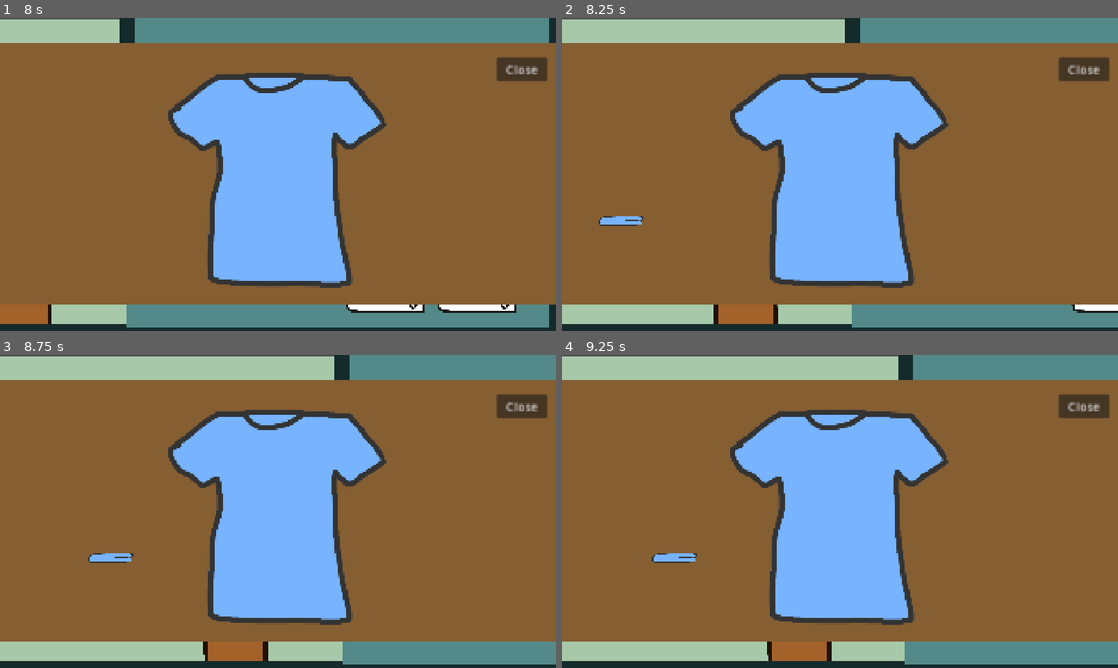
Above: before the commit, frames 1-4 (two rows, left to right).
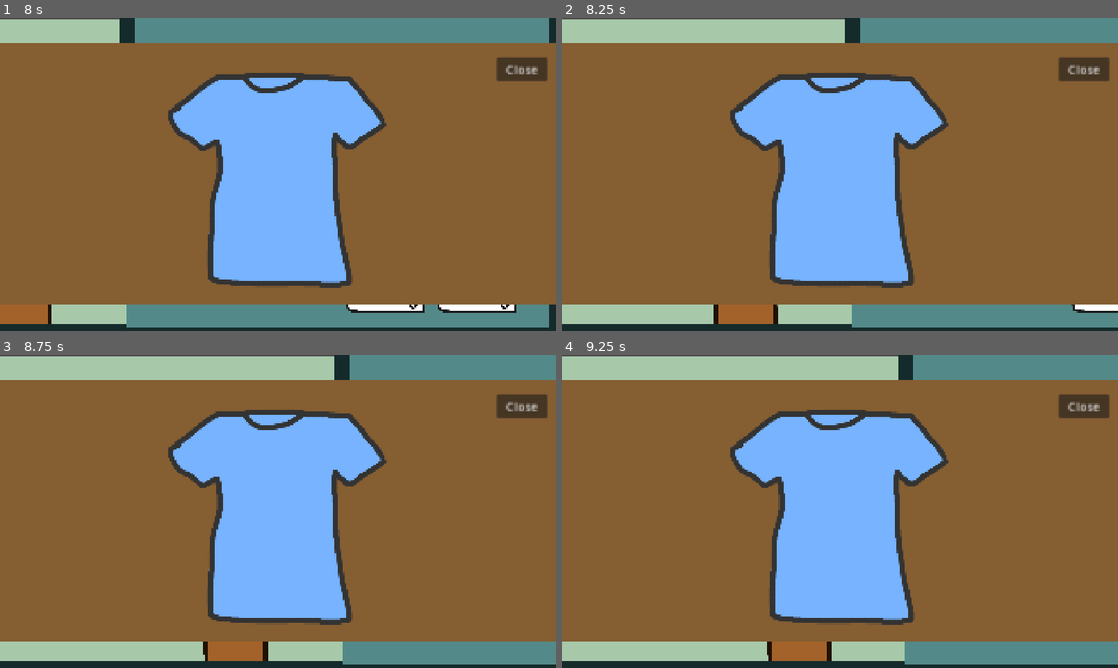
Above: after the commit, the same moments.

Repository: Scalamando/unslopping-machine
Game: Godot game, scene res://scenes/main.tscn
Same seed, same stepped clock (60 frames per second), same inputs: the game is played once before the commit and once after it.
Inputs (mouse positions are in pixels of both pictures, inside the frame that each line leads up to):
- Up to frame 1 (8 s): tap Enter at 0.5, 2, 6.5 s; move the mouse to (250, 237) at 0.52 s; hold E (move_right_room) 0.53-1.25 s; click (250, 237) at 0.6 s; tap Space at 1.25, 5, 7.25 s; drag from (444, 221) to (22, 262) at 1.27 s; move the mouse to (111, 127) at 2.02 s; hold Q (move_left_room) 2.03-2.75 s; click (111, 127) at 2.1 s; drag from (111, 221) to (428, 249) at 2.77 s; drag from (433, 255) to (239, 262) at 3.52 s; drag from (239, 221) to (194, 96) at 4.27 s; move the mouse to (166, 190) at 5.02 s; hold E (move_right_room) 5.03-5.75 s; click (166, 190) at 5.1 s; drag from (333, 105) to (472, 268) at 5.77 s; move the mouse to (250, 237) at 6.52 s; hold E (move_right_room) 6.53-7.25 s; click (250, 237) at 6.6 s; drag from (444, 221) to (211, 196) at 7.27 s
- Up to frame 2 (8.25 s): move the mouse to (673, 127) at 8.02 s; hold Q (move_left_room) from 8.03 s (still down); click (673, 127) at 8.1 s
- Up to frame 3 (8.75 s): keep holding Q (move_left_room)
- Up to frame 4 (9.25 s): release Q (move_left_room) at 8.75 s; drag from (867, 511) to (673, 464) at 8.77 s

Frame 1 is identical in both runs. In frame 2, 0.2% of the frame differs, in the area x 6-15%, y 63-67%; in frame 3, 0.2%, in the area x 15-24%, y 63-67%; in frame 4, 0.2%.

Commit message:
feat: add washing mashine ui

Diff:
--- a/data/Clothing.gd
+++ b/data/Clothing.gd
@@ -1,6 +1,10 @@
 class_name Clothing
 extends Resource
+
+enum State {dirty, clean, ripped, shrunk, iced, garn}
 
 @export var folded_texture : Texture
 @export var spread_out_scene : PackedScene
 @export var wash_instructions : WaschingInstruction
+
+var state : State = State.dirty
--- a/data/WashingInstructions.gd
+++ b/data/WashingInstructions.gd
@@ -5,5 +5,5 @@
 enum Temperature {cold = 10, medium = 30, hot = 120}
 
 @export var speed : int
-@export var temperature : Temperature
+@export var temperature : Temperature = 30 as Temperature
 @export var direction : Direction
--- /dev/null
+++ b/entities/washing_machine.gd
@@ -0,0 +1,11 @@
+class_name WashingMashine
+extends Area2D
+
+var settings : WaschingInstruction #ToDo default settings
+
+func _on_settings_input_event(_viewport: Node, event: InputEvent, _shape_idx: int) -> void:
+	if (event is InputEventMouseButton):
+		if (event.button_index == MouseButton.MOUSE_BUTTON_LEFT):
+			UiManager.show_washing_mashine_settings(self)
+
+#TODO Flusensieb
--- a/entities/washing_machine.tscn
+++ b/entities/washing_machine.tscn
@@ -1,5 +1,6 @@
 [gd_scene format=3 uid="uid://v0gnwt1i2wge"]
 
+[ext_resource type="Script" uid="uid://befi6c4b4e6f5" path="res://entities/washing_machine.gd" id="1_cltil"]
 [ext_resource type="Texture2D" uid="uid://b3kprviyrmalj" path="res://assets/washing_machine.png" id="1_td5mw"]
 [ext_resource type="Script" uid="uid://nj1hdjl1vob2" path="res://addons/drag_and_drop/scripts/drop_zone.gd" id="2_se0gy"]
 [ext_resource type="Script" uid="uid://b5wqxyc42r5u" path="res://addons/drag_and_drop/resources/drop_behaviors/drop_behavior_reject.gd" id="3_1vf26"]
@@ -39,7 +40,13 @@
 "speed": 5.0
 }]
 
+[sub_resource type="CircleShape2D" id="CircleShape2D_0j7jy"]
+
+[sub_resource type="RectangleShape2D" id="RectangleShape2D_0j7jy"]
+size = Vector2(292, 72)
+
 [node name="WaschingMachine" type="Area2D" unique_id=875701637]
+script = ExtResource("1_cltil")
 
 [node name="CollisionShape2D" type="CollisionShape2D" parent="." unique_id=1698410713]
 shape = SubResource("RectangleShape2D_rcsmu")
@@ -70,3 +77,17 @@
 [node name="Foreground" type="AnimatedSprite2D" parent="." unique_id=2095168351]
 scale = Vector2(0.25, 0.25)
 sprite_frames = SubResource("SpriteFrames_rcsmu")
+
+[node name="Flusensieb" type="Area2D" parent="." unique_id=674456099]
+position = Vector2(110, 125)
+
+[node name="CollisionShape2D" type="CollisionShape2D" parent="Flusensieb" unique_id=783310974]
+shape = SubResource("CircleShape2D_0j7jy")
+
+[node name="Settings" type="Area2D" parent="." unique_id=58356006]
+
+[node name="CollisionShape2D" type="CollisionShape2D" parent="Settings" unique_id=1109773792]
+position = Vector2(0, -106)
+shape = SubResource("RectangleShape2D_0j7jy")
+
+[connection signal="input_event" from="Settings" to="." method="_on_settings_input_event"]
--- a/globals/UIManager.gd
+++ b/globals/UIManager.gd
@@ -5,7 +5,7 @@
 
 # these variables have to be set by the scripts themself
 var tresen_ui : TresenClothInspectionUIController
-var washing_maschine_ui : Control
+var washing_maschine_ui : WashingMachineSettingsUI
 var active_ui_pop_up : Control
 
 func show_inspection_tresen(cloth : Clothing) -> void:
@@ -14,3 +14,10 @@
 
 func hide_inspection_tresen() -> void:
 	tresen_ui.visible = false
+
+func show_washing_mashine_settings(washing_machine : WashingMashine) -> void:
+	washing_maschine_ui.init(washing_machine)
+	washing_maschine_ui.visible = true
+
+func hide_washing_machine_settings() -> void:
+	washing_maschine_ui.visible = false
--- a/scenes/main.tscn
+++ b/scenes/main.tscn
@@ -12,6 +12,7 @@
 [ext_resource type="PackedScene" uid="uid://upi0337cb7xs" path="res://ui/tresen_cloth_inspection.tscn" id="8_eb6dy"]
 [ext_resource type="Script" uid="uid://bqcwvesmpnf82" path="res://data/Customer.gd" id="8_ya4ey"]
 [ext_resource type="Resource" uid="uid://d2vmdjye85vqo" path="res://data/cloths/shirt.tres" id="9_eb6dy"]
+[ext_resource type="PackedScene" uid="uid://cwsibguufdebd" path="res://ui/wasch_maschine_settings.tscn" id="13_trceg"]
 
 [sub_resource type="Resource" id="Resource_cfsa3"]
 script = ExtResource("8_ya4ey")
@@ -47,6 +48,12 @@
 [node name="Basket2" parent="WaschingMachine" unique_id=1589727789 instance=ExtResource("5_ya4ey")]
 position = Vector2(-577, -253)
 
+[node name="CustomerSpawner" type="Node2D" parent="." unique_id=1869433657]
+position = Vector2(-1321, 160)
+script = ExtResource("7_choun")
+customer_array = Array[ExtResource("8_ya4ey")]([SubResource("Resource_cfsa3"), SubResource("Resource_mg1pm")])
+cloth_scene = ExtResource("7_o6xl0")
+
 [node name="Camera2D" type="Camera2D" parent="." unique_id=1243545003]
 script = ExtResource("3_jyhfs")
 cameraPosLeftRoom = Vector2(-750, 0)
@@ -68,8 +75,5 @@
 grow_horizontal = 2
 grow_vertical = 2
 
-[node name="CustomerSpawner" type="Node2D" parent="." unique_id=1869433657]
-position = Vector2(-1321, 160)
-script = ExtResource("7_choun")
-customer_array = Array[ExtResource("8_ya4ey")]([SubResource("Resource_cfsa3"), SubResource("Resource_mg1pm")])
-cloth_scene = ExtResource("7_o6xl0")
+[node name="WaschMaschineSettings" parent="Camera2D" unique_id=1979839577 instance=ExtResource("13_trceg")]
+visible = false
--- a/ui/main_ui.tscn
+++ b/ui/main_ui.tscn
@@ -1,6 +1,6 @@
 [gd_scene format=3 uid="uid://fsgyhkw1fcjg"]
 
-[ext_resource type="Script" uid="uid://dorfsaj7pwlo5" path="res://ui/ui_controller.gd" id="1_v5qxn"]
+[ext_resource type="Script" uid="uid://dorfsaj7pwlo5" path="res://ui/main_ui_controller.gd" id="1_v5qxn"]
 
 [node name="MainUI" type="Control" unique_id=1842875158]
 layout_mode = 3
--- /dev/null
+++ b/ui/wasch_maschine_settings.tscn
@@ -0,0 +1,43 @@
+[gd_scene format=3 uid="uid://cwsibguufdebd"]
+
+[ext_resource type="Texture2D" uid="uid://biqlv4e8lh0px" path="res://assets/wasching-machine-settings.png" id="1_dkjvl"]
+[ext_resource type="Script" uid="uid://cf0ov6lsiwile" path="res://ui/wasch_maschine_settings_ui.gd" id="1_j6sok"]
+
+[node name="WaschMaschineSettings" type="Control" unique_id=1979839577]
+layout_mode = 3
+anchors_preset = 8
+anchor_left = 0.5
+anchor_top = 0.5
+anchor_right = 0.5
+anchor_bottom = 0.5
+offset_left = -20.0
+offset_top = -20.0
+offset_right = 20.0
+offset_bottom = 20.0
+grow_horizontal = 2
+grow_vertical = 2
+script = ExtResource("1_j6sok")
+
+[node name="ColorRect" type="ColorRect" parent="." unique_id=473891349]
+layout_mode = 0
+offset_left = -753.0
+offset_top = -468.0
+offset_right = 793.0
+offset_bottom = 508.0
+color = Color(0.10283541, 0.15565357, 0.16642243, 1)
+
+[node name="WaschingMachineSettings" type="Sprite2D" parent="." unique_id=1768994128]
+position = Vector2(39.999973, 142.00003)
+scale = Vector2(1.9086134, 1.9086134)
+texture = ExtResource("1_dkjvl")
+
+[node name="Button" type="Button" parent="." unique_id=1038874098]
+layout_mode = 0
+offset_left = 637.0
+offset_top = -431.0
+offset_right = 756.0
+offset_bottom = -384.0
+text = "Close
+"
+
+[connection signal="pressed" from="Button" to="." method="_on_button_pressed"]
--- /dev/null
+++ b/ui/wasch_maschine_settings_ui.gd
@@ -0,0 +1,13 @@
+class_name WashingMachineSettingsUI
+extends Control
+
+func _ready() -> void:
+	UiManager.washing_maschine_ui = self # register with UiManager
+
+func init(washing_machine : WashingMashine) -> void:
+	pass
+	#TODO display settings
+
+
+func _on_button_pressed() -> void:
+	UiManager.hide_washing_machine_settings()
Binary file added: assets/wasching-machine-settings.png
Not shown, added: assets/wasching-machine-settings.png.import
Not shown, added: entities/washing_machine.gd.uid
Renamed: ui/ui_controller.gd -> ui/main_ui_controller.gd
Renamed: ui/ui_controller.gd.uid -> ui/main_ui_controller.gd.uid
Not shown, added: ui/wasch_maschine_settings_ui.gd.uid
